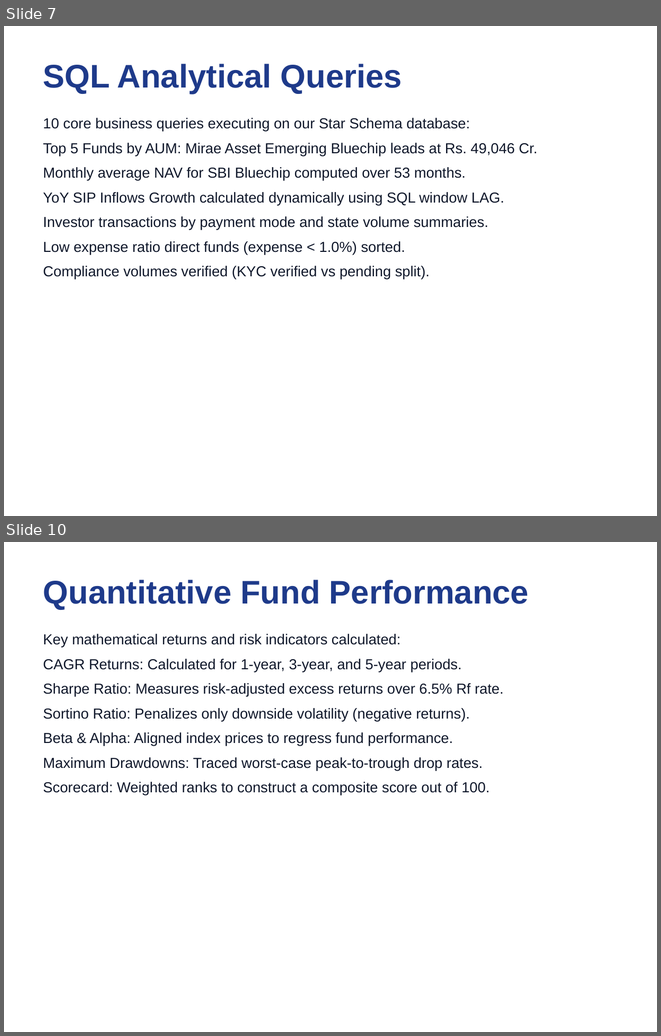
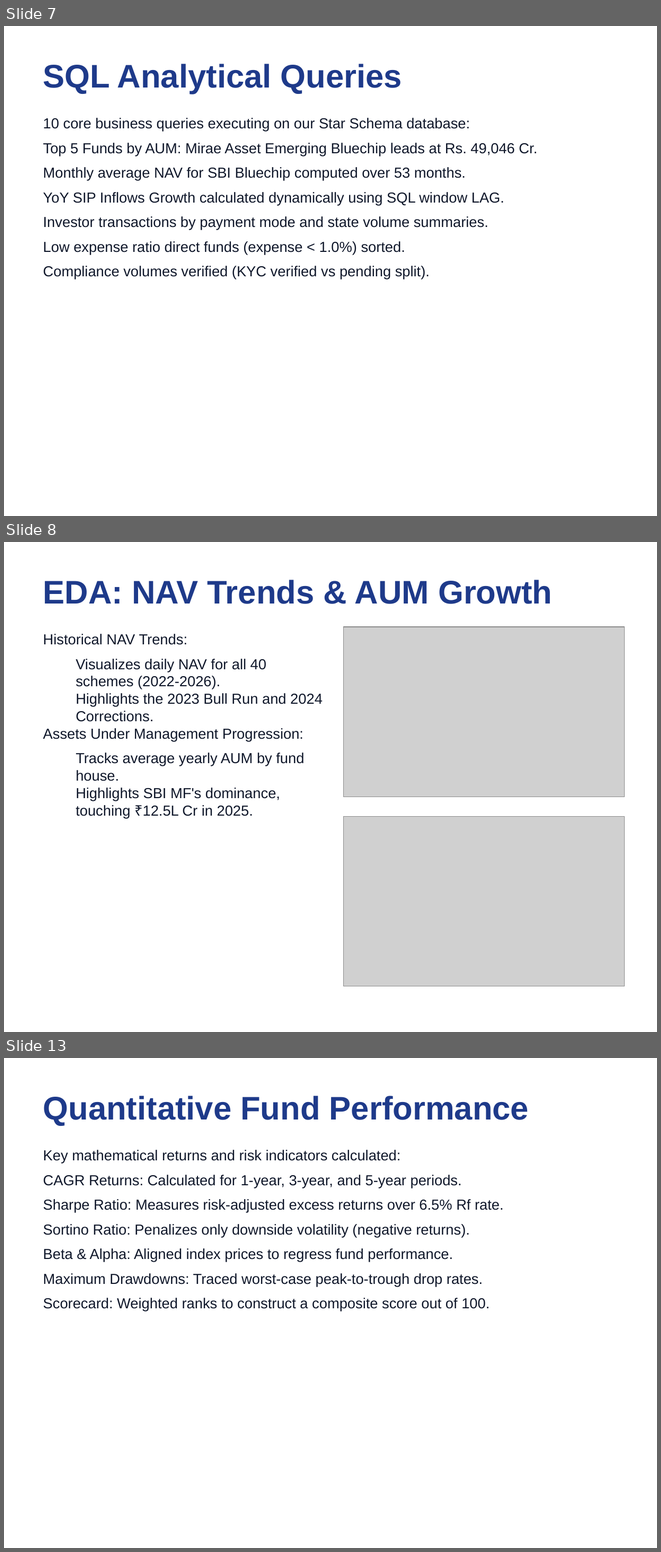
Before and after one commit to vishaalnarigiri/bluestock-mutual-fund-analytics, a slide deck: reports/Presentation.pptx. Shown one above the other, each under a label of ours: slides 7 and 10 before the commit, slides 7, 8 and 13 after it; the slides between them are not shown. The pictures are 661x1036 and 661x1552 pixels, drawn with LibreOffice and Linux fonts; fonts in the diff are those of the drawing; grey boxes stand for pictures. Boxes give left, top, right and bottom in pixels: in the first picture for what was removed or moved away, otherwise in the second. Text is boxed around its words. In the diff, an @@ line names an element or a change of style, - is before the commit and + after.

```diff
--- a/reports/Presentation.pptx
+++ b/reports/Presentation.pptx
@@ slide 8 added at (x1=4, y1=542, x2=657, y2=1032), background #FFFFFF @@
@@ text added at (x1=43, y1=580, x2=552, y2=604), 36 pt, text #1E3A8A, bold @@
+EDA: NAV Trends & AUM Growth
@@ text added at (x1=43, y1=634, x2=323, y2=819), 16 pt, text #0F172A @@
+Historical NAV Trends:
+  Visualizes daily NAV for all 40 schemes (2022-2026).
+  Highlights the 2023 Bull Run and 2024 Corrections.
+Assets Under Management Progression:
+  Tracks average yearly AUM by fund house.
+  Highlights SBI MF's dominance, touching ₹12.5L Cr in 2025.
@@ picture added at (x1=344, y1=627, x2=624, y2=796) @@
@@ picture added at (x1=344, y1=816, x2=624, y2=986) @@
@@ what was slide 10 is now slide 13 @@
```
Also in this commit, not shown: 4 other slides added, 2 slides removed, 51 other files.
